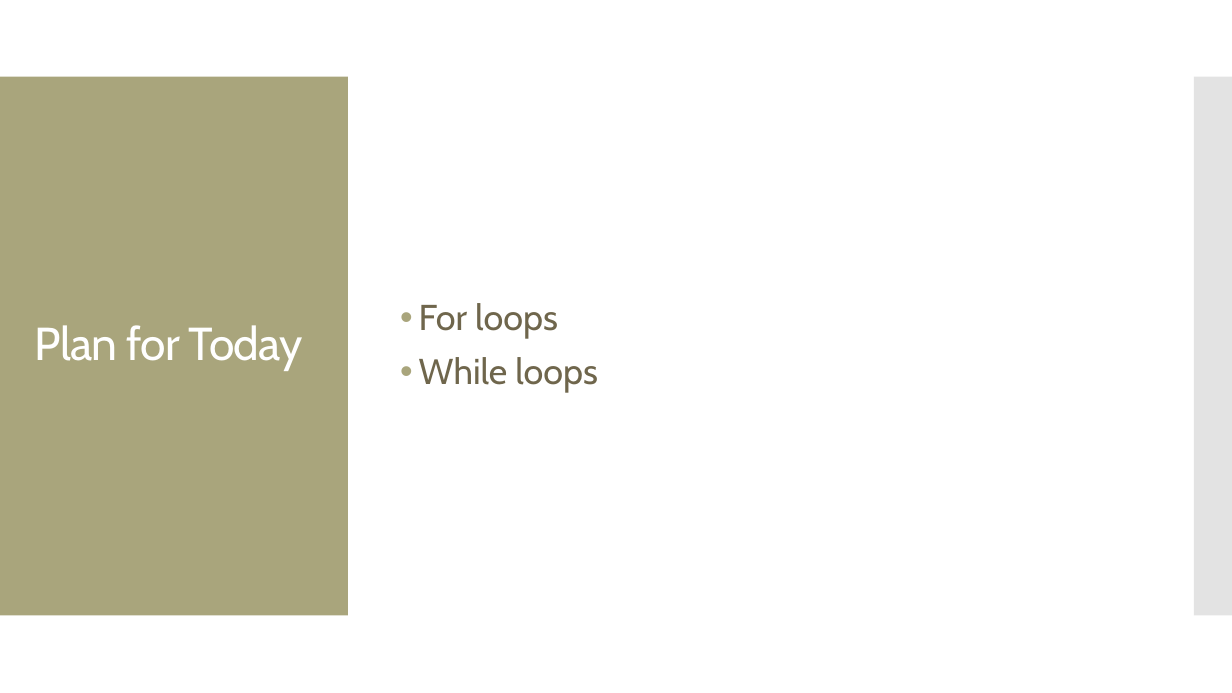
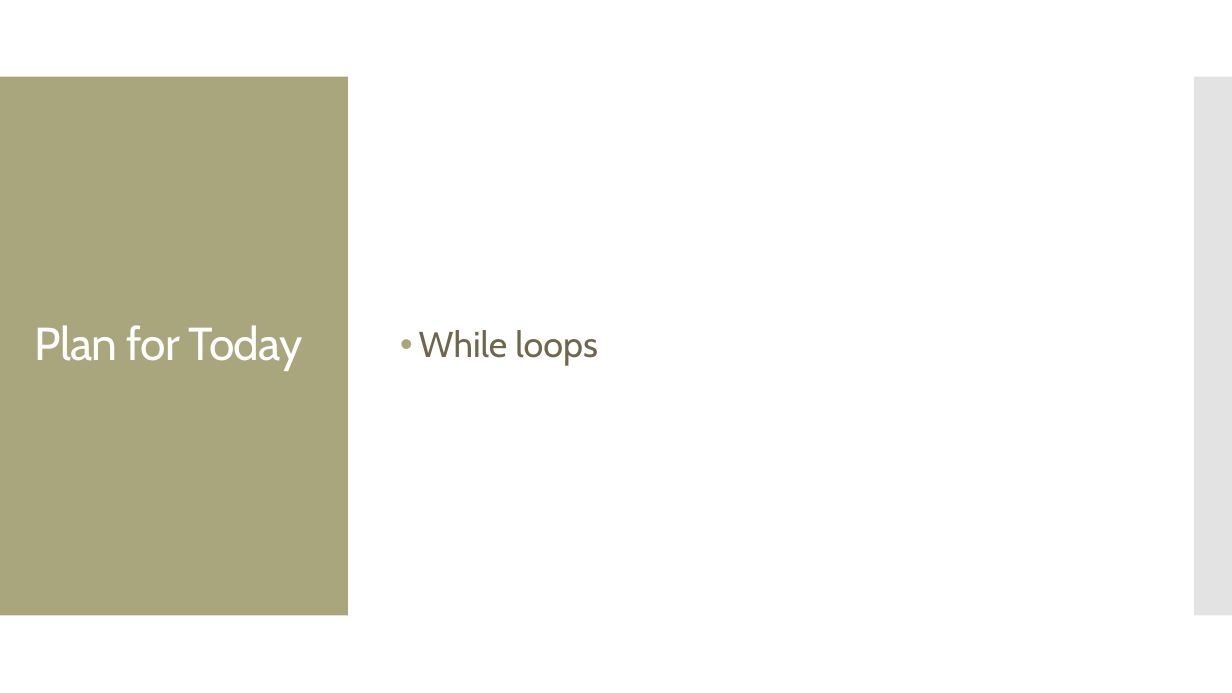
Before and after one commit to amosca01/CAIS117-S24, a slide deck: slide 2 of slides/16-while-loops.pptx. Drawn at 1232x693 pixels with LibreOffice and Linux fonts; fonts in the diff are those of the drawing. Boxes give left, top, right and bottom in pixels: in the first picture for what was removed or moved away, otherwise in the second. Text is boxed around its words. In the diff, an @@ line names an element or a change of style, - is before the commit and + after.

```diff
--- a/slides/16-while-loops.pptx
+++ b/slides/16-while-loops.pptx
@@ text at (419, 303, 558, 339): paragraph removed @@
-• For loops
```
Also in this commit, not shown: 4 other slides changed, 31 slides added, 15 slides removed, 15 other files.
